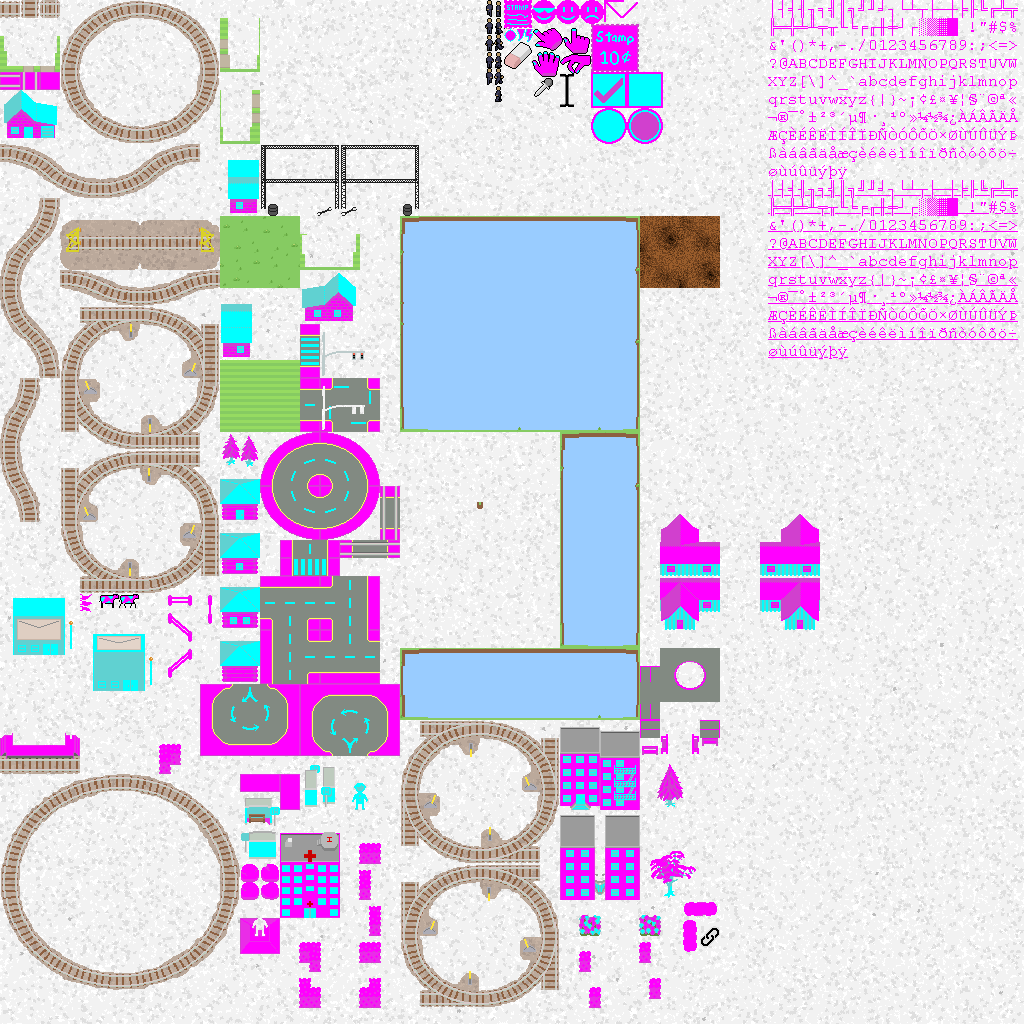
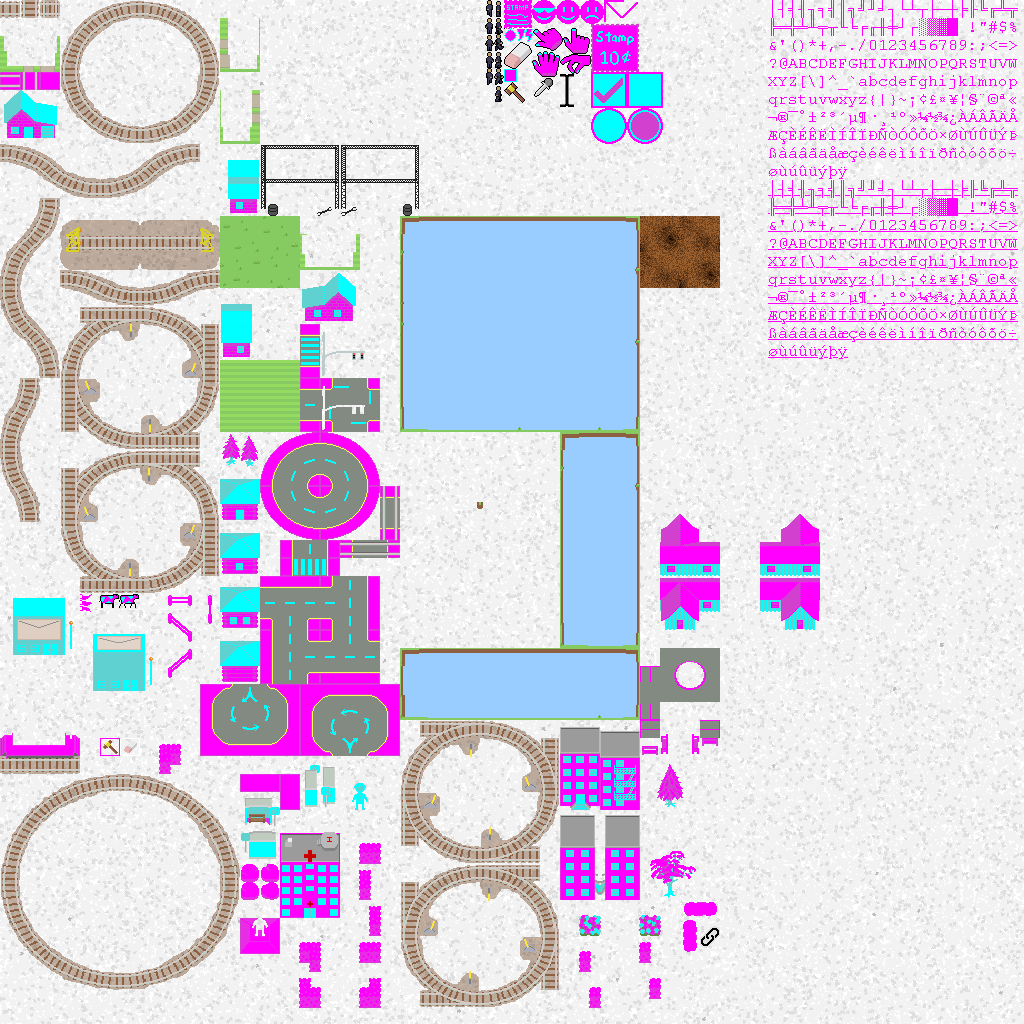
Before/after of a 1024 x 1024 layered artwork. What changed in the layer stack:
added layer "Pasted Layer #2" above "base.png copy" over [103, 740, 118, 754]
painted on "base.png copy" over [100, 69, 525, 756]
